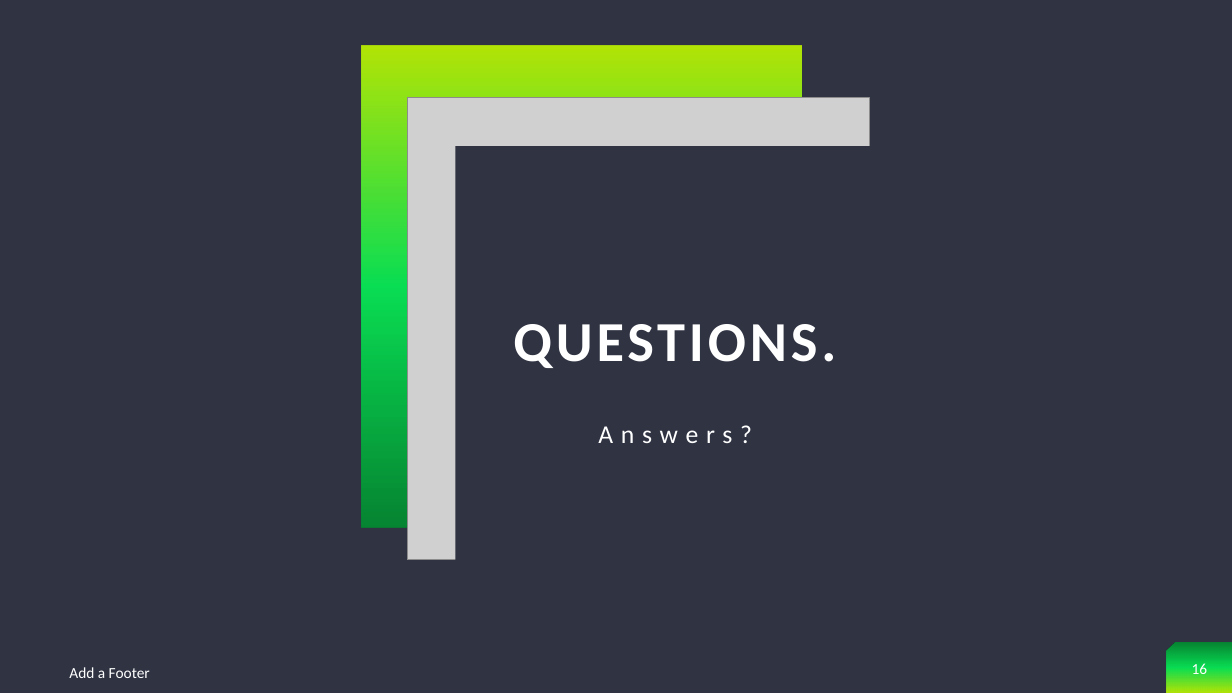
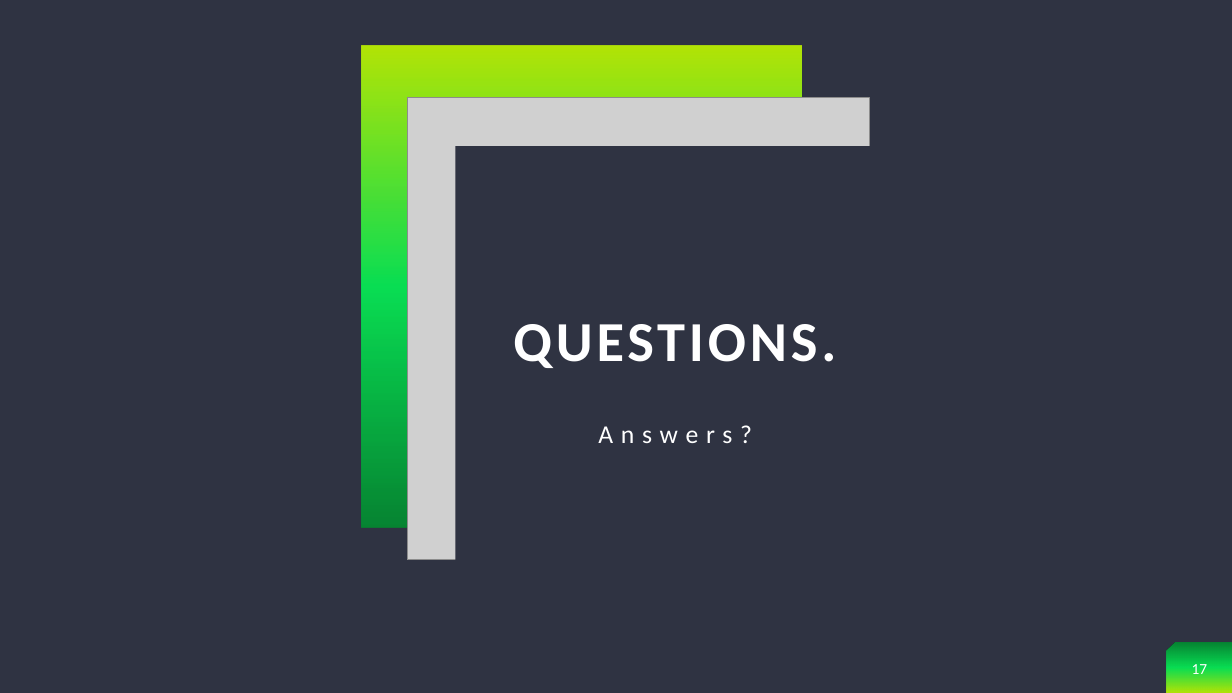
Before and after one commit to NickSchneider54/GameWorld, a slide deck: slide 17 of Game World.pptx (slide 16 before the commit). Drawn at 1232x693 pixels with LibreOffice and Linux fonts; fonts in the diff are those of the drawing; grey boxes stand for pictures; background and template pictures are left out. Boxes give left, top, right and bottom in pixels: in the first picture for what was removed or moved away, otherwise in the second. Text is boxed around its words. In the diff, an @@ line names an element or a change of style, - is before the commit and + after.

```diff
--- a/Game World.pptx
+++ b/Game World.pptx
@@ text removed at (69, 667, 150, 678) @@
-Add a Footer
@@ page number at (1192, 664, 1208, 674): text changed @@
-16
+17
```
Also in this commit, not shown: 6 other slides changed.
